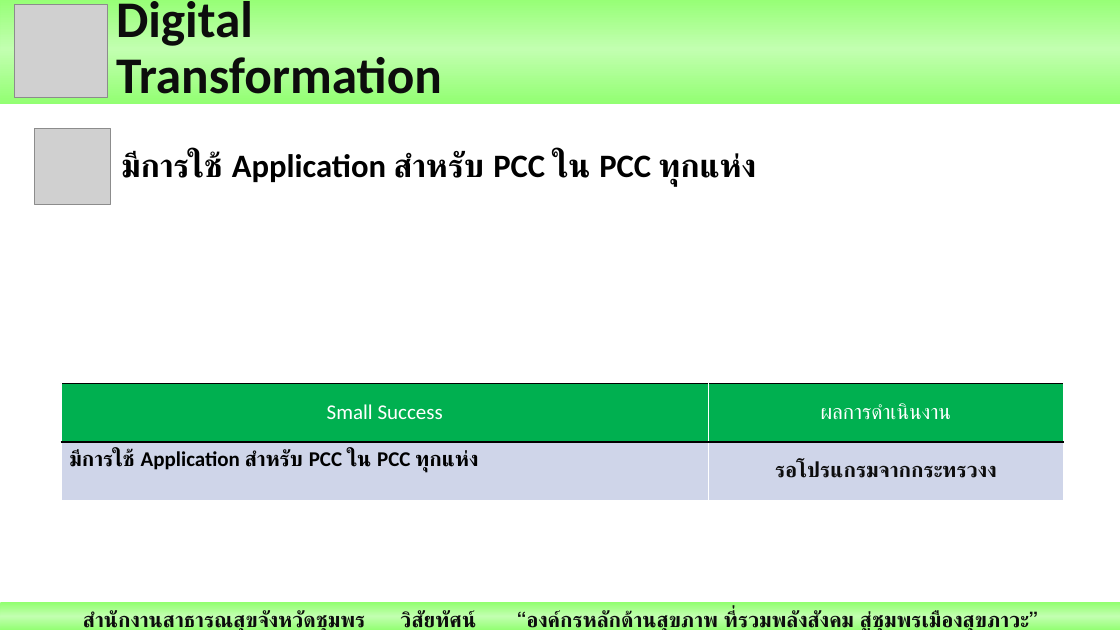
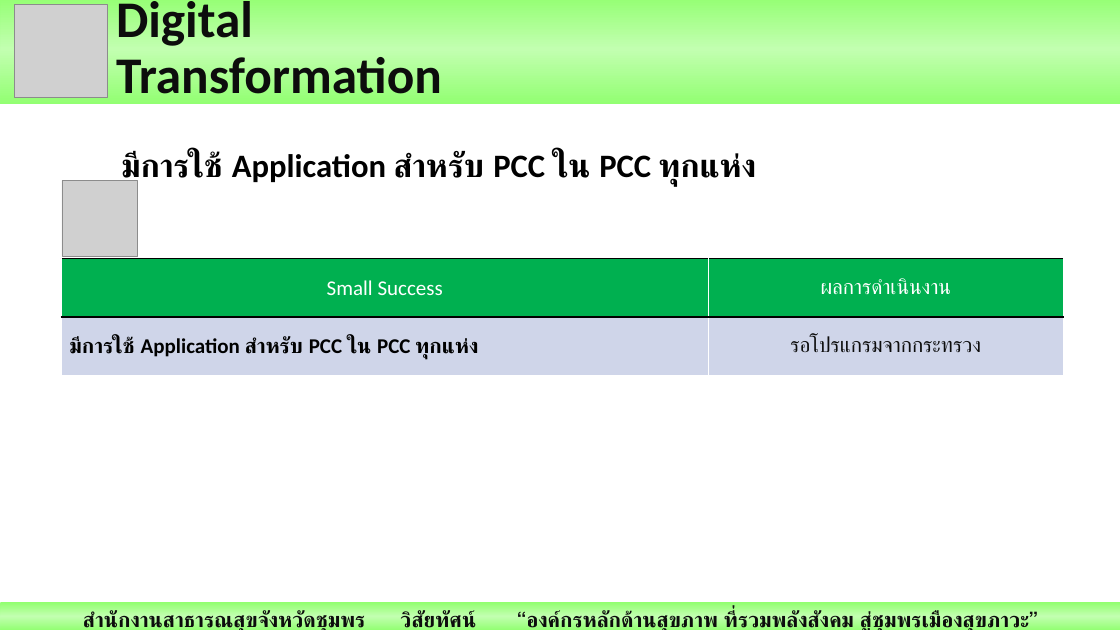
Before and after one commit to joblackpoc/Jobs_SSJ, a slide deck: slide 34 of นิเทศก์/Ready/Poc_Mix_2_นิเทศก์ใหม่.pptx. Drawn at 1120x630 pixels with LibreOffice and Linux fonts; fonts in the diff are those of the drawing; grey boxes stand for pictures. Boxes give left, top, right and bottom in pixels: in the first picture for what was removed or moved away, otherwise in the second. Text is boxed around its words. In the diff, an @@ line names an element or a change of style, - is before the commit and + after.

```diff
--- a/นิเทศก์/Ready/Poc_Mix_2_นิเทศก์ใหม่.pptx
+++ b/นิเทศก์/Ready/Poc_Mix_2_นิเทศก์ใหม่.pptx
@@ picture moved from (x1=34, y1=129, x2=110, y2=204) to (x1=62, y1=181, x2=138, y2=256) @@
@@ table at (x1=61, y1=259, x2=1064, y2=376) @@
-row 2, column 2: รอโปรแกรมจากกระทรวงง
+row 2, column 2: รอโปรแกรมจากกระทรวง
@@ table moved from (x1=61, y1=384, x2=1064, y2=502) to (x1=61, y1=259, x2=1064, y2=376) @@
```
Also in this commit, not shown: 13 other slides changed, 1 other file.
